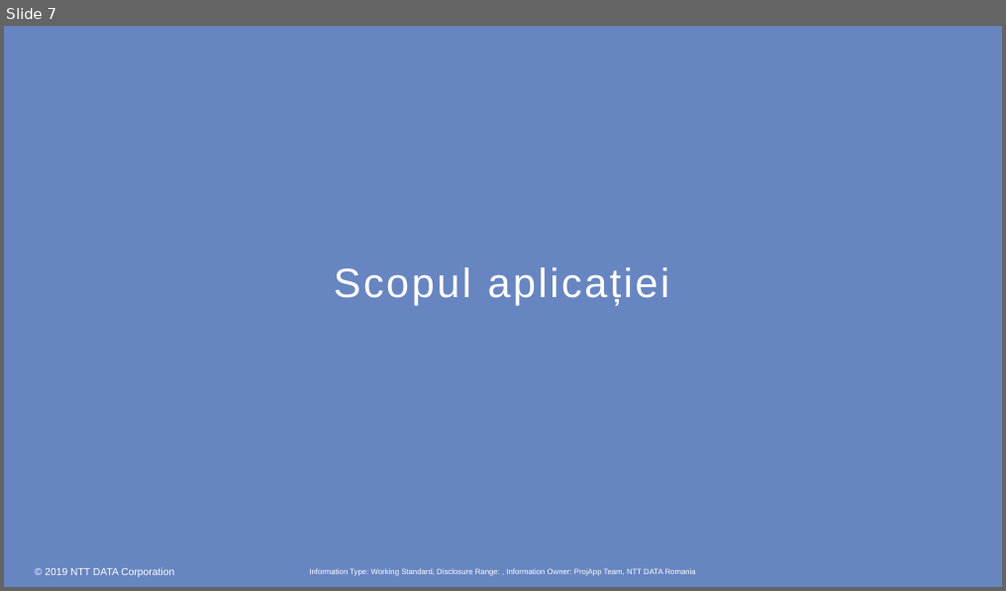
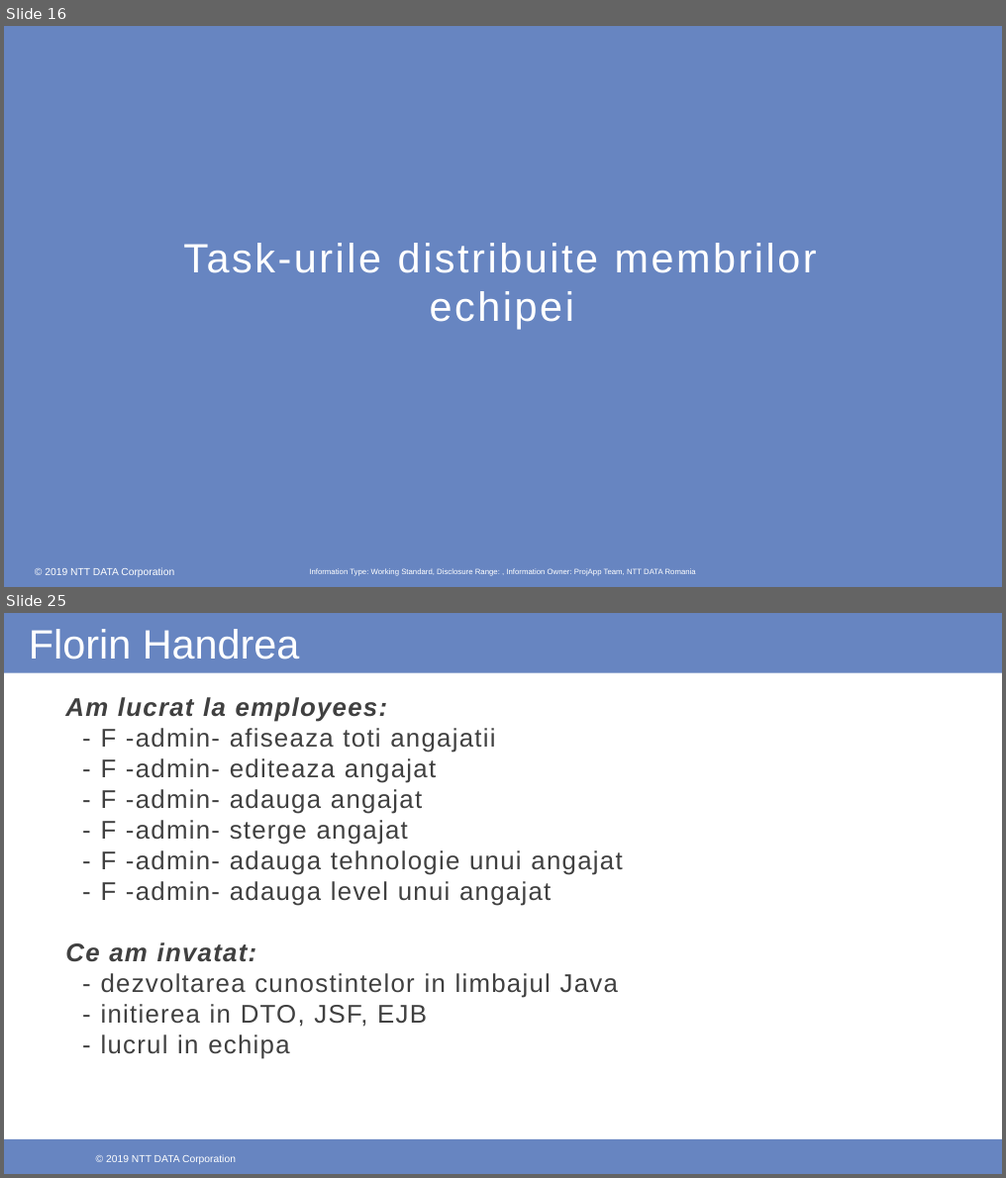
Before and after one commit to marianungureanu/ProjApp, a slide deck: ProjAppPresentation.pptx. Shown one above the other, each under a label of ours: slide 7 before the commit, slides 16 and 25 after it; the slides between them are not shown. The pictures are 1006x591 and 1006x1178 pixels, drawn with LibreOffice and Linux fonts; fonts in the diff are those of the drawing; background and template pictures are left out. Boxes give left, top, right and bottom in pixels: in the first picture for what was removed or moved away, otherwise in the second. Text is boxed around its words. In the diff, an @@ line names an element or a change of style, - is before the commit and + after.

```diff
--- a/ProjAppPresentation.pptx
+++ b/ProjAppPresentation.pptx
@@ slide 25 added at [4,613,1002,1174], background #FFFFFF @@
@@ rectangle added at [4,613,1002,672], fill #6785C1 @@
@@ text added at [29,629,299,660], 39.4 pt, text #FFFFFF @@
+Florin Handrea
@@ text added at [65,697,622,1059], 24.6 pt, text #404040 @@
+Am lucrat la employees:
+- F -admin- afiseaza toti angajatii
+- F -admin- editeaza angajat
+- F -admin- adauga angajat
+- F -admin- sterge angajat
+- F -admin- adauga tehnologie unui angajat
+- F -admin- adauga level unui angajat
+Ce am invatat:
+- dezvoltarea cunostintelor in limbajul Java
+- initierea in DTO, JSF, EJB
+- lucrul in echipa
@@ rectangle added at [4,1140,1002,1174], fill #6785C1 @@
@@ rectangle added at [73,1143,234,1167], fill #6785C1 @@
@@ rectangle added at [411,1144,572,1168], fill #6785C1 @@
@@ text added at [94,1155,236,1164], 9.8 pt, text #FFFFFF @@
+© 2019 NTT DATA Corporation
@@ text added at [106,1155,224,1164], 9.8 pt, text #FFFFFF @@
+© 2019 NTT DATA Corporation
@@ page number added at [469,1149,537,1167], 14.8 pt, text #FFFFFF @@
+25
@@ what was slide 7 is now slide 16 @@
@@ slide 16 changed as well @@
@@ title at [183,243,817,329]: text changed @@
-Scopul aplicației
+Task-urile distribuite membrilor echipei
```
Also in this commit, not shown: 8 other slides changed, 21 other slides added, 2 slides removed.
